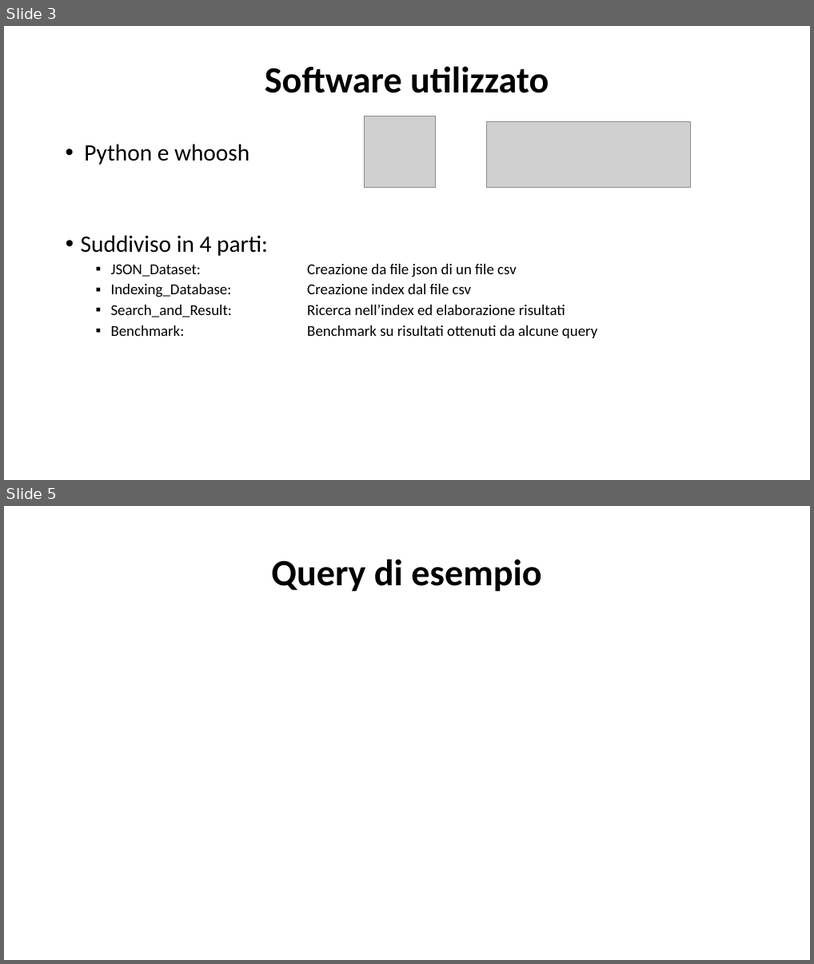
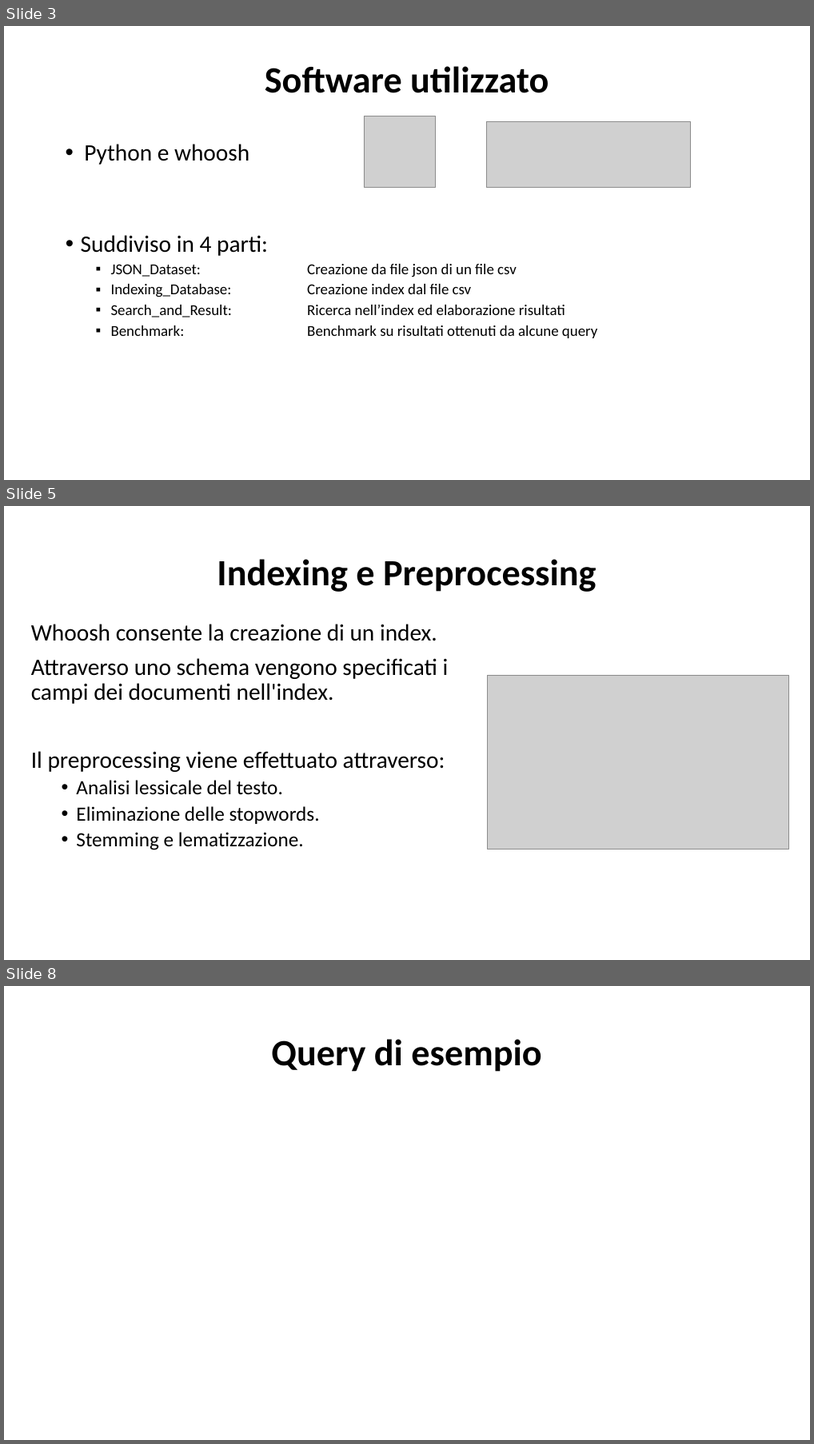
Before and after one commit to flitz99/Progetto_gestione, a slide deck: Presentazione.pptx. Shown one above the other, each under a label of ours: slides 3 and 5 before the commit, slides 3, 5 and 8 after it; the slides between them are not shown. The pictures are 814x964 and 814x1444 pixels, drawn with LibreOffice and Linux fonts; fonts in the diff are those of the drawing; grey boxes stand for pictures. Boxes give left, top, right and bottom in pixels: in the first picture for what was removed or moved away, otherwise in the second. Text is boxed around its words. In the diff, an @@ line names an element or a change of style, - is before the commit and + after.

```diff
--- a/Presentazione.pptx
+++ b/Presentazione.pptx
@@ slide 5 added at <box>4,506,810,960</box>, background #FFFFFF @@
@@ title added at <box>217,559,596,592</box>, 44 pt, text #000000, bold @@
+Indexing e Preprocessing
@@ text added at <box>31,624,449,850</box>, 28 pt, text #000000 @@
+Whoosh consente la creazione di un index.
+Attraverso uno schema vengono specificati i campi dei documenti nell'index.
+Il preprocessing viene effettuato attraverso:
+  • Analisi lessicale del testo.
+  • Eliminazione delle stopwords.
+  • Stemming e lematizzazione.
@@ picture added at <box>488,675,790,849</box> @@
@@ what was slide 5 is now slide 8 @@
```
Also in this commit, not shown: 1 slide changed, 2 other slides added, 3 slides removed, 1 other file.
